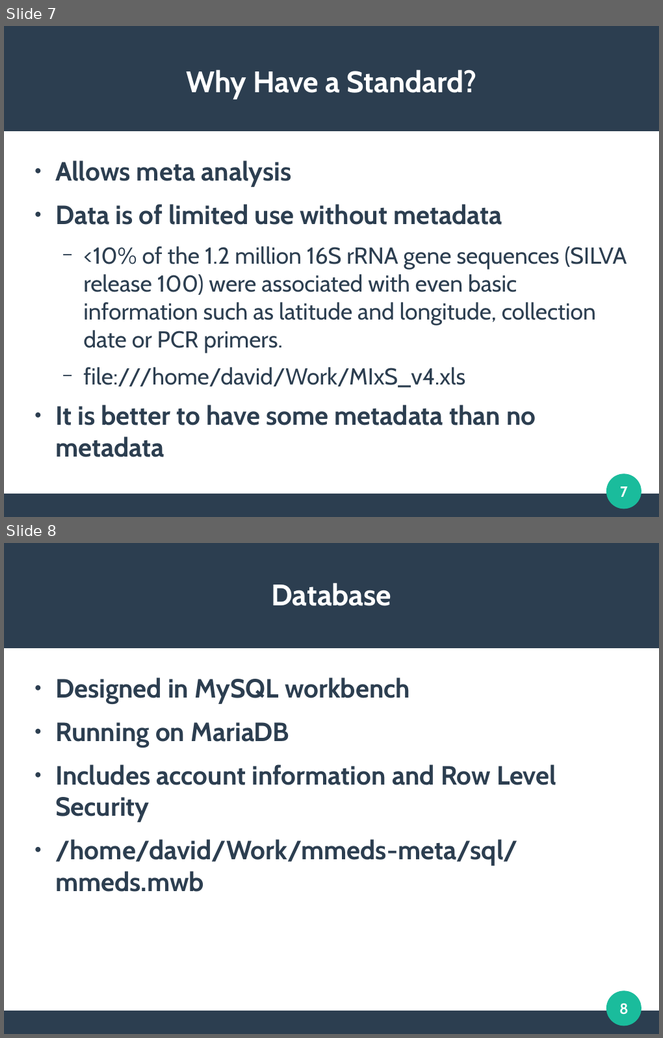
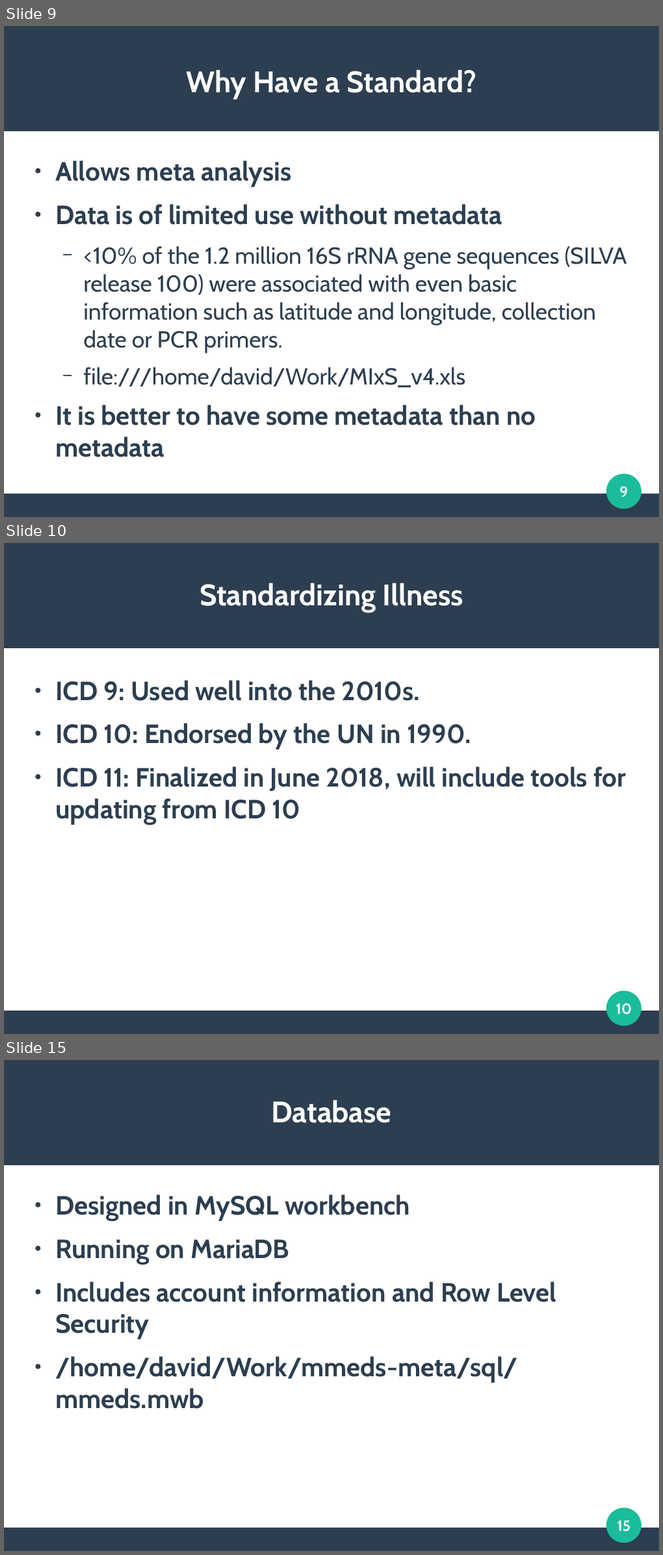
Before and after one commit to clemente-lab/mmeds-meta, a slide deck: sql/mmeds.odp. Shown one above the other, each under a label of ours: slides 7 and 8 before the commit, slides 9, 10 and 15 after it; the slides between them are not shown. The pictures are 663x1038 and 663x1555 pixels, drawn with LibreOffice and Linux fonts; fonts in the diff are those of the drawing. Boxes give left, top, right and bottom in pixels: in the first picture for what was removed or moved away, otherwise in the second. Text is boxed around its words. In the diff, an @@ line names an element or a change of style, - is before the commit and + after.

```diff
--- a/sql/mmeds.odp
+++ b/sql/mmeds.odp
@@ slide 10 added at (4, 543, 659, 1034), background #FFFFFF; not listed: 3 template elements that a slide beside it also shows @@
@@ title added at (200, 583, 464, 613), 36 pt, text #FFFFFF, bold @@
+Standardizing Illness
@@ text added at (55, 680, 626, 824), 32 pt, text #2C3E50, bold @@
+● ICD 9: Used well into the 2010s.
+● ICD 10: Endorsed by the UN in 1990.
+● ICD 11: Finalized in June 2018, will include tools for updating from ICD 10
@@ page number added at (616, 1003, 633, 1015), 18 pt, text #FFFFFF, bold @@
+10
@@ what was slide 7 is now slide 9 @@
@@ page number at (620, 486, 628, 497): text changed @@
-7
+9
@@ what was slide 8 is now slide 15 @@
@@ page number at (618, 1521, 631, 1532): text changed @@
-8
+15
```
Also in this commit, not shown: 1 slide changed, 6 other slides added, 1 other file.
